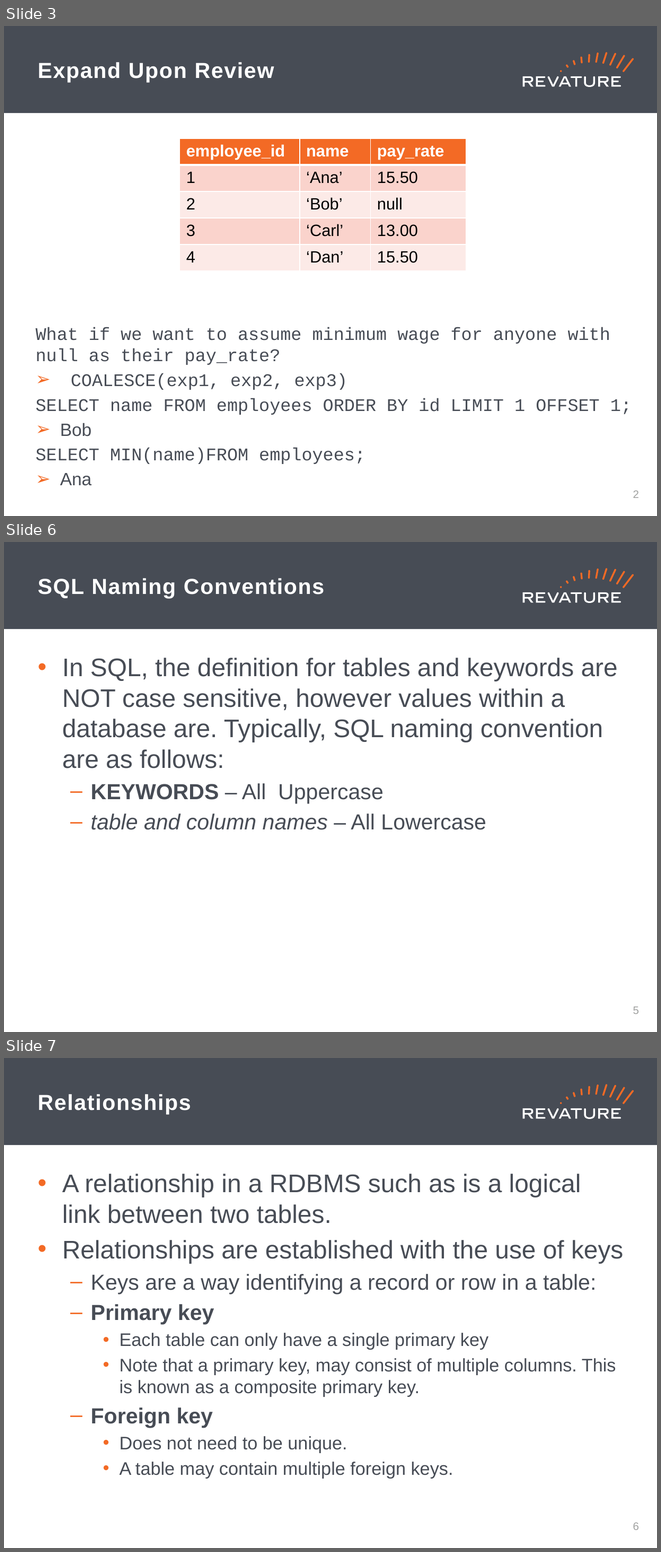
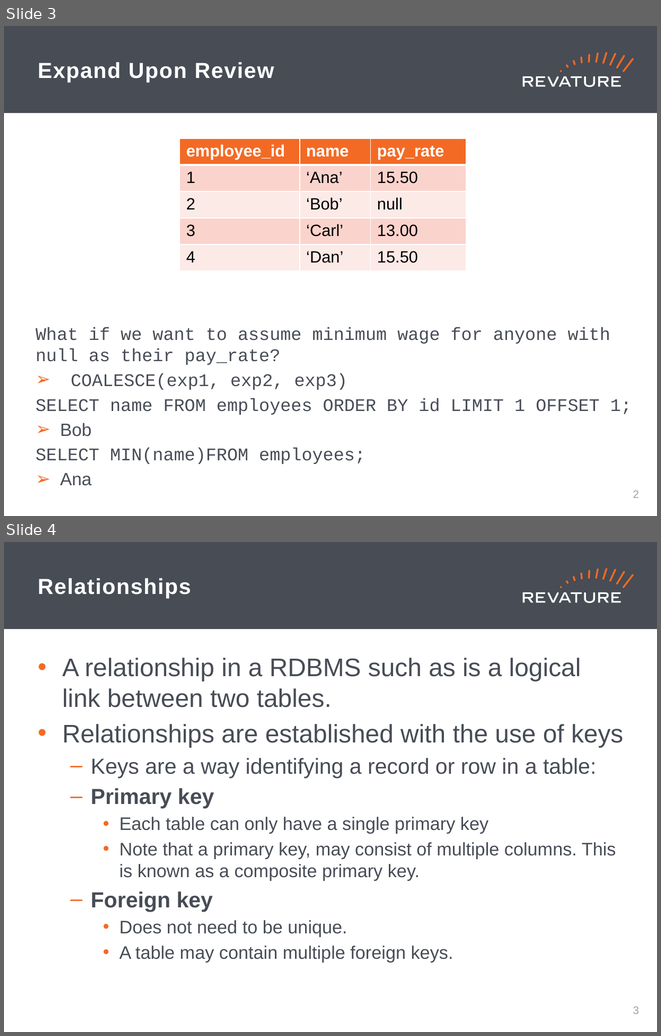
Before and after one commit to jhigherevature/8302021_RAP, a slide deck: powerpoints/Day_21.pptx. Shown one above the other, each under a label of ours: slides 3, 6 and 7 before the commit, slides 3 and 4 after it; the slides between them are not shown. The pictures are 661x1552 and 661x1036 pixels, drawn with LibreOffice and Linux fonts; fonts in the diff are those of the drawing. Boxes give left, top, right and bottom in pixels: in the first picture for what was removed or moved away, otherwise in the second. Text is boxed around its words. In the diff, an @@ line names an element or a change of style, - is before the commit and + after.

```diff
--- a/powerpoints/Day_21.pptx
+++ b/powerpoints/Day_21.pptx
@@ slide 6 removed at (4, 542, 657, 1032), background #FFFFFF; not listed: 19 template elements that a slide beside it also shows @@
@@ title removed at (38, 578, 324, 598) @@
-SQL Naming Conventions
@@ text removed at (62, 658, 618, 830) @@
-• In SQL, the definition for tables and keywords are NOT case sensitive, however values within a database are. Typically, SQL naming convention are as follows:
-  – KEYWORDS – All Uppercase
-  – table and column names – All Lowercase
@@ page number removed at (633, 1006, 639, 1014) @@
-5
@@ what was slide 7 is now slide 4 @@
@@ page number at (633, 1006, 639, 1014): text changed @@
-6
+3
```
Also in this commit, not shown: 4 other slides removed, 3 other files.
